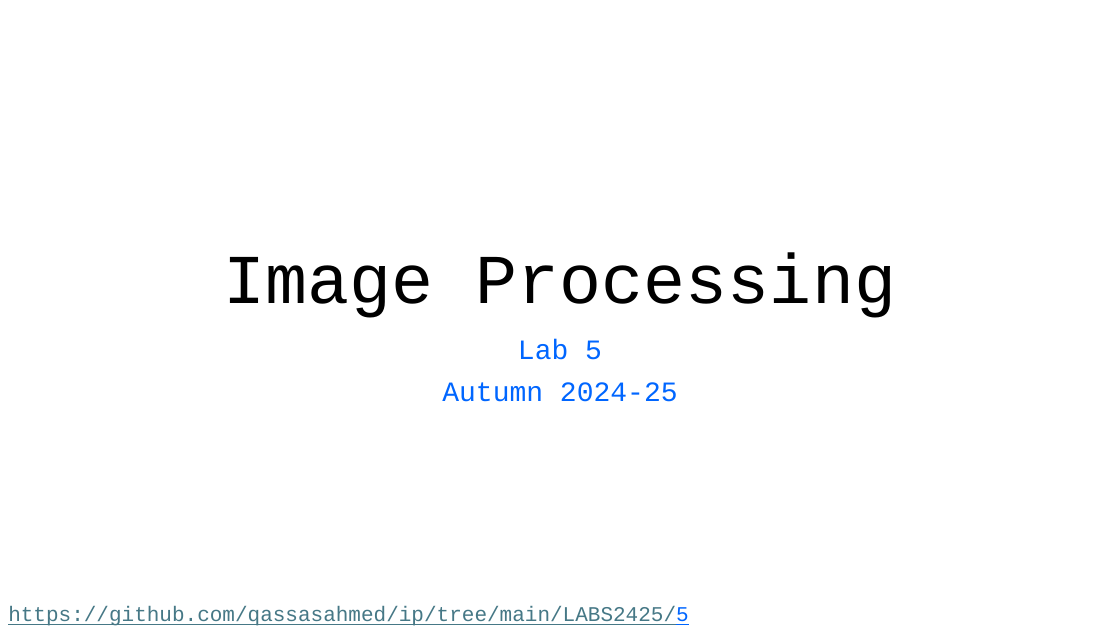
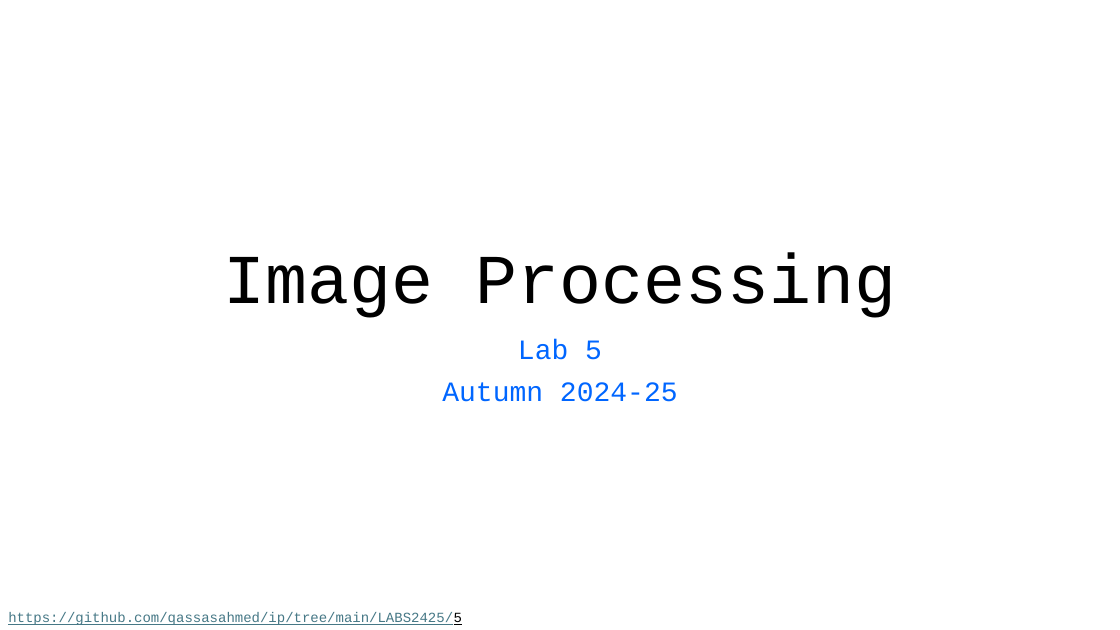
Before and after one commit to qassasahmed/ip, a slide deck: slide 1 of LABS2425/5/ip_5.pptx. Drawn at 1120x630 pixels with LibreOffice and Linux fonts; fonts in the diff are those of the drawing. Boxes give left, top, right and bottom in pixels: in the first picture for what was removed or moved away, otherwise in the second. Text is boxed around its words. In the diff, an @@ line names an element or a change of style, - is before the commit and + after.

```diff
--- a/LABS2425/5/ip_5.pptx
+++ b/LABS2425/5/ip_5.pptx
@@ text "https://github.com/qassasahmed/ip/tree/main/LABS2425/5" at (8, 612, 462, 625): size 18 to 12 pt; text colour #0066FF to #000000 in "https://github.com/qassasahmed/ip/tree/main/LABS2425/5" @@
```
Also in this commit, not shown: 2 other slides changed, 1 other file.
